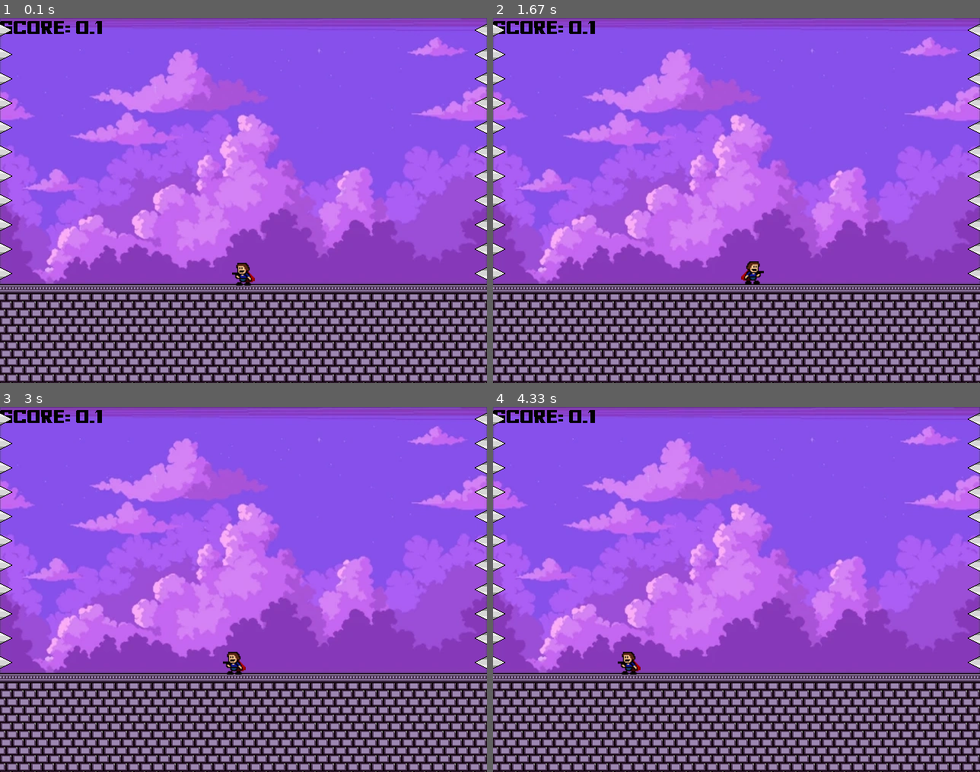
Above: before the commit, frames 1-4 (two rows, left to right).
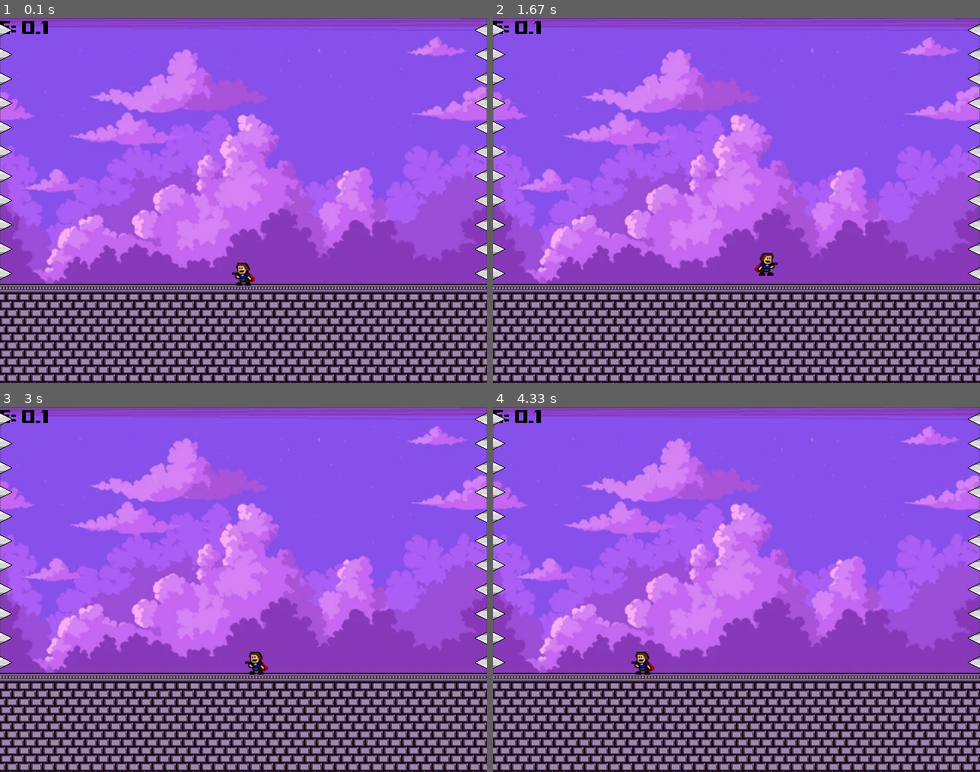
Above: after the commit, the same moments.

Repository: lorak80/pygame_project
Game: pygame game, started from game/main.py
The game is run twice, just before and just after one commit, with the same random seed, the same clock (stepped at 60 frames per second) and the same inputs.
Inputs:
- Up to frame 1 (0.1 s): no input
- Up to frame 2 (1.67 s): hold J 0.33-0.8 s; hold D 0.33-0.8 s; tap Space at 0.83 s; hold D 1.17-1.63 s; tap J at 1.23, 1.53 s
- Up to frame 3 (3 s): hold D 1.67-2.13 s; tap J at 1.73, 2.03, 2.23, 2.53, 2.8 s; hold A 2.17-2.7 s; hold A from 2.73 s (still down)
- Up to frame 4 (4.33 s): tap J at 3.1, 3.23, 3.53, 3.9, 4.2 s; release A at 3.13 s; hold D 3.17-3.8 s; hold A 3.83-4.3 s

The runs differ from the first frame. In frame 1, 0.3% of the frame differs, in the area x 0-21%, y 0-5%; in frame 2, 0.7%; in frame 3, 0.7%, in the area x 0-55%, y 0-74%; in frame 4, 0.7%.

Commit message:
Added comments mainly modified bob class slightly
instead of self.surf, i used self.surfL and self.surfR which are the left and right images

Diff:
--- a/game/Bob.py
+++ b/game/Bob.py
@@ -1,5 +1,9 @@
+#           BOB CLASS
+# This is the bob class for my first pygame project
+# to read how the game works, read the first comments in the "main.py" file
+
 import pygame
-from main import WIN_WIDTH, FLOOR_POSY, BOB_IMG_LEFT
+from main import WIN_WIDTH, FLOOR_POSY, BOB_IMG_LEFT, BOB_IMG_RIGHT
 from Floor import FLOOR_POSY
 
 
@@ -11,17 +15,21 @@
 DASH_TIME = 0.2
 
 class Bob(pygame.sprite.Sprite):
-    def __init__(self, init_x, init_y):
+    def __init__(self, init_x, init_y): #initial x;y position
         super().__init__()
-        self.surf = pygame.image.load(BOB_IMG_LEFT).convert_alpha()
+        #left and right image of bob, to make bob face the direction that it moving to
+        self.surfL = pygame.image.load(BOB_IMG_LEFT).convert_alpha()
+        self.surfR = pygame.image.load(BOB_IMG_RIGHT).convert_alpha()
         self.init_x = init_x
         self.init_y = init_y
+        #possible states of bob
         self.states = {"mov right": False, "mov left": False, "dashed": False,"dashing": False}
-        self.rect = self.surf.get_rect(midbottom = (init_x, init_y))
+        self.rect = self.surfL.get_rect(midbottom = (init_x, init_y))
 
+    #resets the position to the center of the screen and on the ground
     def reset_pos(self):
         self.rect.midbottom = (WIN_WIDTH / 2, FLOOR_POSY)
-
+    #checks which keys are being pressed and what to do in which case
     def movement(self, keys):
         if keys[pygame.K_a]:
             self.rect.x -= WALK_SPEED
@@ -35,22 +43,22 @@
             self.states["dashing"] = True
         else:
             self.states["dashing"] = False
-
+    #moves bob vertically/makes him jump
     def jump(self, speed_y):
-        self.rect.top -= speed_y
+        self.rect.y -= speed_y
 
     def dash(self):
         if self.states["mov right"]:
             self.rect.x += DASH_SPEED
         if self.states["mov left"]:
             self.rect.x -= DASH_SPEED
-
+    #prevents bob from going offscreen
     def avoid_offscreen(self):
         if self.rect.left <= 0:
             self.rect.left = 0
         elif self.rect.right >= WIN_WIDTH:
             self.rect.right = WIN_WIDTH
-
+    #a few boolean methods to check states
     def on_ground(self):
         return (self.rect.bottom >= FLOOR_POSY)
     def moving_right(self):
--- a/game/Killer.py
+++ b/game/Killer.py
@@ -6,7 +6,7 @@
         super().__init__()
         self.init_x = init_x
         self.init_y = init_y
-    def kill(self, bob: Bob):
+    def kill(self, bob):
         bob.reset_pos()
 
 class Spike(Killer):
--- a/game/Text.py
+++ b/game/Text.py
@@ -1,9 +1,11 @@
 import pygame
+
+FONT_PATH = "font/Fyodor-BoldExpanded.ttf"
 
 class Text(pygame.sprite.Sprite):
     def __init__(self, text, color, size, pos):
         super().__init__()
-        self.font = pygame.font.Font("font/Fyodor-BoldExpanded.ttf", size)
+        self.font = pygame.font.Font(FONT_PATH, size)
         self.surf = self.font.render(text, False, color)
         self.rect = self.surf.get_rect(midtop = pos)
 
--- a/game/main.py
+++ b/game/main.py
@@ -1,21 +1,40 @@
+#                                THIS IS MY FIRST PYGAME PROJECT!
+
+#     In this game you are bob, bob needs to avoid floating spikes and enemies walking around
+#                             Bob has 2 skills, jumping and dashing
+
+# Bob jumps with spacebar, if you don't need to jump high, you simply release spacebar when needed
+#                   and you will fall earlier and faster, if you hold the spacebar,
+#                            you will jump as soon as bob touches the ground.
+
+# Bob dashes with [j] , if you dash you can't do anything else other than dashing, but you can move
+#             straight in all 8 directions, horizontally, vertically and diagonally (to be implemented)
+#       Bob cannot dash more than once in the air, the dash refills when bob touches the ground
+#
+#
+#
+
 import pygame
 import Bob, Killer, Floor, Text, Sky
 import time
 
-#ticks of the clock per second (also known as fps)
+#ticks of the clock per second (also known as frames per second (fps))
 FPS = 60
 #width and height in pixels of the images
 WIN_WIDTH, WIN_HEIGHT = 640, 480
 BOB_SURF_WIDTH, BOB_SURF_HEIGHT = 30, 30
-SPIKE_SIZE = 32
+SPIKE_SIZE = 32 #width and height are both 32
 #rectangles sizes
 BOB_RECT_WIDTH, BOB_RECT_HEIGHT = 30, 30
-#absolute position x and y of the floor
+#absolute position x and y of things
 FLOOR_POSX, FLOOR_POSY = 0, 352
+ORIGIN = (0, 0)
 #font size of texts
 FONT_SIZE_SCORE = 25
 #gravities
 GRAVITY = 0.62
+#this stronger gravity is to get a more dynamic jump, if you release space while jumping,
+#it makes you fall earlier and faster
 STRONG_GRAVITY = GRAVITY * 2
 #max amount of spikes
 MAX_SPIKES =  int(FLOOR_POSY / SPIKE_SIZE) * 2
@@ -23,76 +42,94 @@
 BOB_IMG_LEFT, BOB_IMG_RIGHT = "images/guyLeft.png", "images/guyRight.png"
 SPIKE_IMG_LEFT, SPIKE_IMG_RIGHT = "images/spikeLeft.png", "images/spikeRight.png"
 
+#blits all the spikes
 def blit_spikes(screen, spikes, n_spikes):
     for i in range(n_spikes):
         screen.blit(spikes[i].surf, spikes[i].rect)
-
+#blits everything that doesn't kill
 def blit_non_killer(screen, bob, floor, sky, text0):
     screen.blit(floor.surf, floor.rect)
     screen.blit(sky.surf, sky.rect)
     screen.blit(text0.surf, text0.rect)
+    #based on the moving direction of bob, it turns its body towards that direction
     if bob.moving_right():
-        screen.blit(pygame.image.load(BOB_IMG_RIGHT).convert_alpha(), bob.rect)
+        screen.blit(bob.surfR, bob.rect)
     else:
-        screen.blit(bob.surf, bob.rect)
+        screen.blit(bob.surfL, bob.rect)
 
-
+#function that checks spike collisions, if true, kill bob and exit loop
 def check_spike_collision(bob, spikes, n_spikes):
-    for i in range(n_spikes):
+    not_killed, i = True, 0
+    while i < n_spikes and not_killed:
         if bob.rect.colliderect(spikes[i]):
-                spikes[i].kill(bob)
+            spikes[i].kill(bob)
+            not_killed = False
+        else:
+            i += 1
 
 def main():
     pygame.init()
     pygame.display.set_caption("bob")
-    score_text = Text.Score("Score: 0.0", "black", FONT_SIZE_SCORE, (0, 0))
-    score_text.rect.left = 0
+    score_text = Text.Score("Score: 0.0", "black", FONT_SIZE_SCORE, ORIGIN)
     score_text.set_score("Score: 0.1", "black")
-    screen = pygame.display.set_mode((WIN_WIDTH, WIN_HEIGHT))
-    clock = pygame.time.Clock()
+    screen = pygame.display.set_mode((WIN_WIDTH, WIN_HEIGHT))#sets the resolution of the screen
+    clock = pygame.time.Clock()#clock used to set fps
     sky = Sky.Sky()
     floor = Floor.Floor()
     bob = Bob.Bob(WIN_WIDTH / 2, FLOOR_POSY)#bob is the player
+    #"spikes" is the list of all spike instances
     spikes = [Killer.Spike(0, i * SPIKE_SIZE, SPIKE_IMG_RIGHT) for i in range(int(MAX_SPIKES / 2))]
+    #adds to the list the spike on the right side of the screen
     spikes.extend([Killer.Spike(WIN_WIDTH, i * SPIKE_SIZE, SPIKE_IMG_LEFT) for i in range(int(MAX_SPIKES / 2))])
+    #vertical speed used when jumping
     speed_y = Bob.INIT_JUMP_SPEED
+    #dash_stop_time is used to measure how long the dash has been going on for
     dash_stop_time = -1
+    #game loop
     while True:
         blit_non_killer(screen, bob, floor, sky, score_text)
         blit_spikes(screen, spikes, MAX_SPIKES)
+        #gets the current time, which is the time in seconds
+        #since the epoch (1st january 1970 00:00:00 UTC)
         current_time = time.time()
         pygame.display.update()
 
         keys = pygame.key.get_pressed()
+        #this loop checks the quit event, in which case the window closes and the program stops
         for event in pygame.event.get():
             if event.type == pygame.QUIT:
                 pygame.quit()
                 exit()
 
         if bob.dashing() and not bob.dashed():
-            if dash_stop_time == -1:
-                dash_stop_time = current_time + Bob.DASH_TIME
-            elif dash_stop_time > current_time:
+            if dash_stop_time == -1:#if there is no stop time (bob has just started to dash)
+                dash_stop_time = current_time + Bob.DASH_TIME #get the stop time
+            elif dash_stop_time >= current_time:
                 bob.dash()
-            else:
+            else: #when the dash is over
                 speed_y = 0 - GRAVITY
-                bob.jump(speed_y)
+                bob.jump(speed_y) #start moving downwards
                 bob.states["dashing"] = False
-                dash_stop_time = -1
+                dash_stop_time = -1 #there is no stop time anymore
                 bob.states["dashed"] = True
         else:
-            bob.movement(keys)
+            bob.movement(keys)#checks WASD for moving around || and dash directions (not implemented yet)
+            #if you are holding space and  bob is touching the ground or floating in the air
             if keys[pygame.K_SPACE] and bob.rect.bottom <= FLOOR_POSY:
-                bob.jump(speed_y)
-                speed_y -= GRAVITY
+                bob.jump(speed_y)#start/continue jumping..
+                speed_y -= GRAVITY#..with the default gravity
+            #if you are not pressing space but you are still in the air
             elif not keys[pygame.K_SPACE] and bob.rect.bottom < FLOOR_POSY:
+                #fall faster using strong gravity
                 speed_y -= STRONG_GRAVITY
                 bob.jump(speed_y)
             else:
                 speed_y = Bob.INIT_JUMP_SPEED
-                bob.rect.bottom = FLOOR_POSY
+                bob.rect.bottom = FLOOR_POSY#this assignment is required to avoid bob going below ground
         if bob.on_ground():
+            #bob can dash again
             bob.states["dashed"] = False
+
         check_spike_collision(bob, spikes, MAX_SPIKES)
 
         bob.avoid_offscreen()
